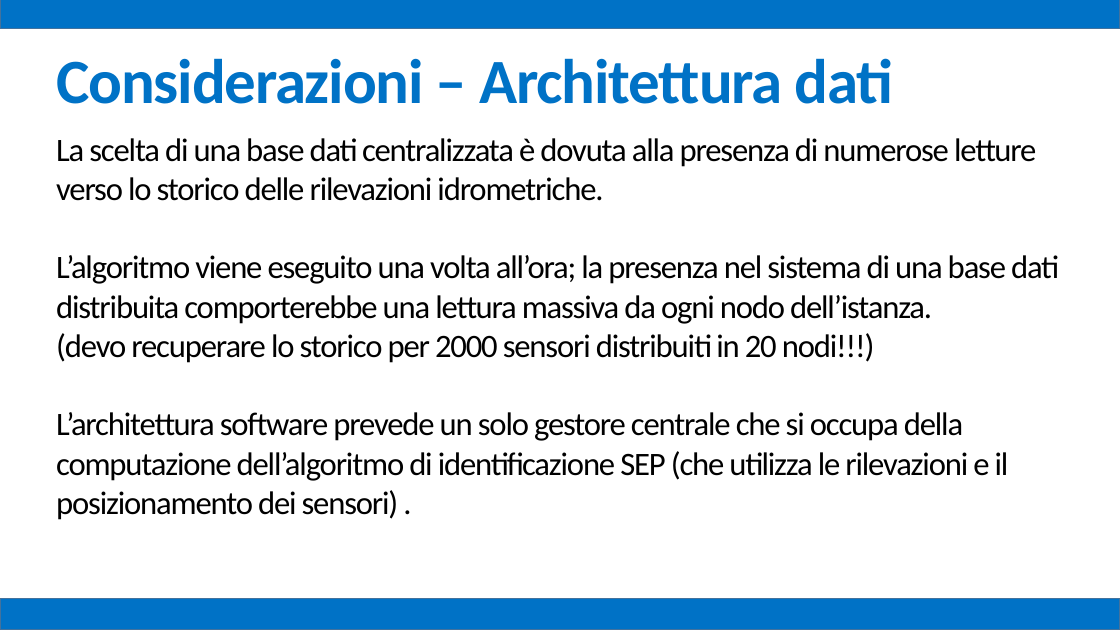
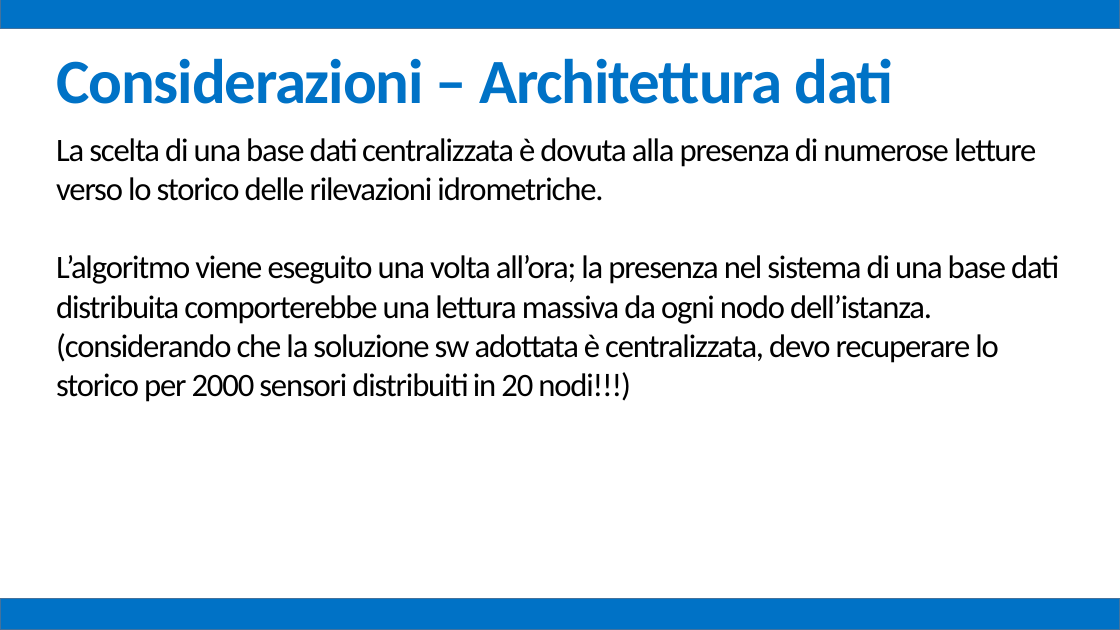
Before and after one commit to mz1991/ProgettoFebbraio2015, a slide deck: slide 94 of Febbraio 2015.pptx. Drawn at 1120x630 pixels with LibreOffice and Linux fonts; fonts in the diff are those of the drawing. Boxes give left, top, right and bottom in pixels: in the first picture for what was removed or moved away, otherwise in the second. Text is boxed around its words. In the diff, an @@ line names an element or a change of style, - is before the commit and + after.

```diff
--- a/Febbraio 2015.pptx
+++ b/Febbraio 2015.pptx
@@ text at [56,333,999,402]: text changed @@
-(devo recuperare lo storico per 2000 sensori distribuiti in 20 nodi!!!)
-L’architettura software prevede un solo gestore centrale che si occupa della computazione dell’algoritmo di identificazione SEP (che utilizza le rilevazioni e il posizionamento dei sensori) .
+(considerando che la soluzione sw adottata è centralizzata, devo recuperare lo storico per 2000 sensori distribuiti in 20 nodi!!!)
```
Also in this commit, not shown: 35 other slides changed, 7 other files.
